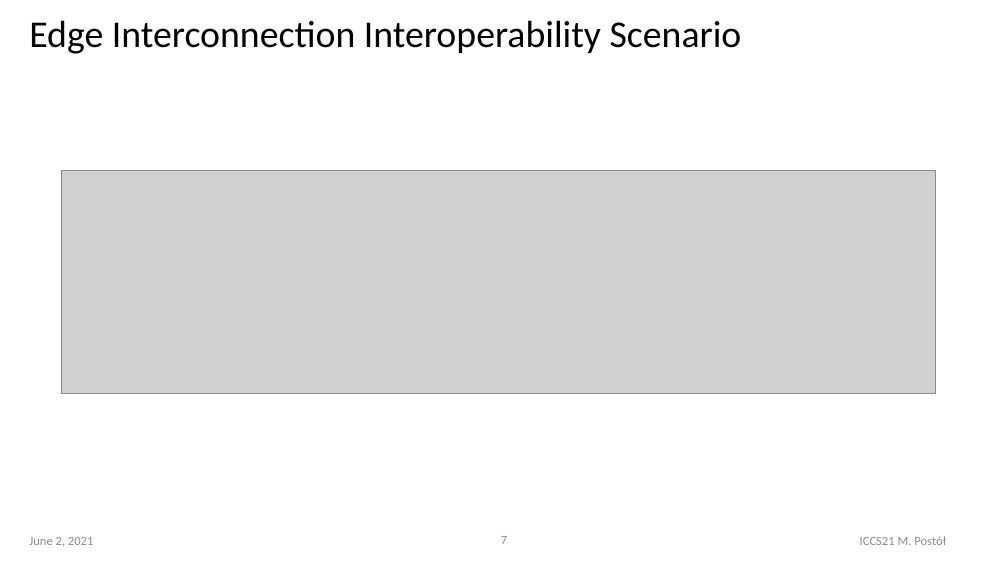
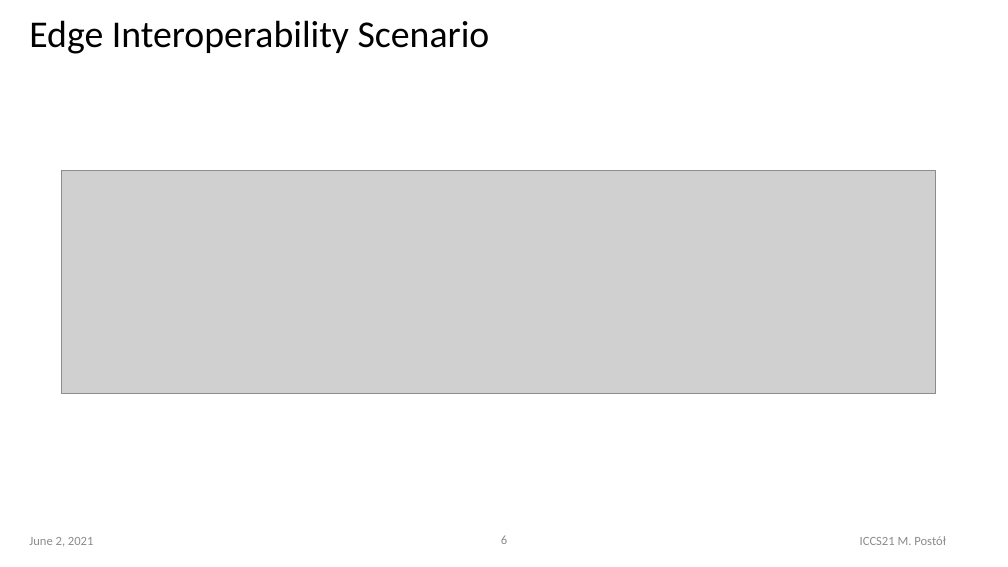
Before and after one commit to it-p-lodz-pl/OOI.Gateway2Azure.Aricle, a slide deck: slide 6 of ICCS21-Conference/OOI-CI-ICCS2021..pptx (slide 7 before the commit). Drawn at 1008x567 pixels with LibreOffice and Linux fonts; fonts in the diff are those of the drawing; grey boxes stand for pictures. Boxes give left, top, right and bottom in pixels: in the first picture for what was removed or moved away, otherwise in the second. Text is boxed around its words. In the diff, an @@ line names an element or a change of style, - is before the commit and + after.

```diff
--- a/ICCS21-Conference/OOI-CI-ICCS2021..pptx
+++ b/ICCS21-Conference/OOI-CI-ICCS2021..pptx
@@ title at box(29, 20, 490, 54): text changed @@
-Edge Interconnection Interoperability Scenario
+Edge Interoperability Scenario
@@ page number at box(501, 535, 507, 544): text changed @@
-7
+6
```
Also in this commit, not shown: 7 other slides changed, 1 slide removed, 2 other files.
